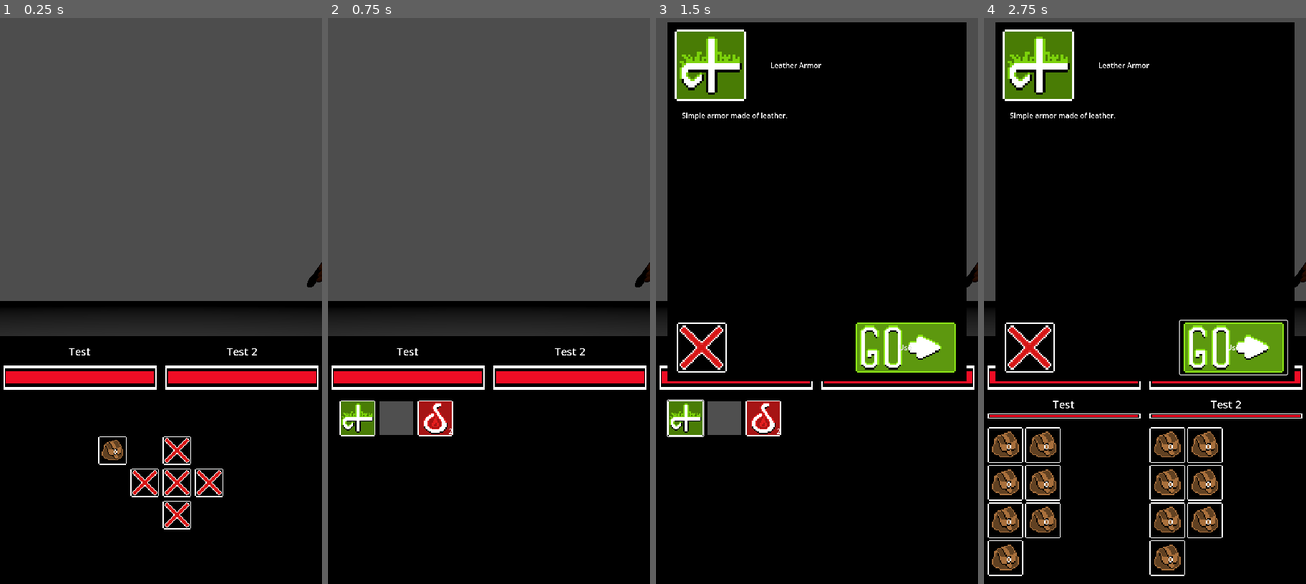
Above: before the commit, frames 1-4 (left to right).
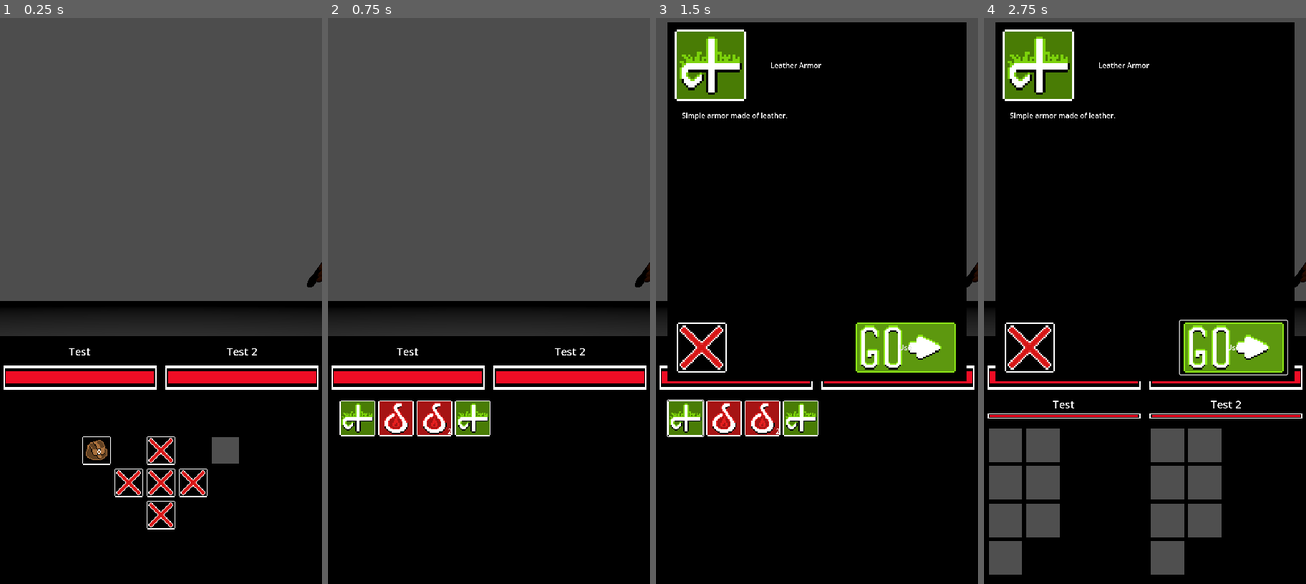
Above: after the commit, the same moments.

Repository: Crestor123/VoidRPG2.0
Game: Godot game, scene res://Scenes/Main.tscn
Same seed, same stepped clock (60 frames per second), same inputs: the game is played once before the commit and once after it. The engine's default icon, where the game draws it, is replaced by a stand-in: a white triangle on a blue panel in a dark square.
Inputs (mouse positions are in pixels of both pictures, inside the frame that each line leads up to; where the layout moved, square brackets give the same spot in the first picture):
- Up to frame 1 (0.25 s): no input
- Up to frame 2 (0.75 s): click (424, 482) [440, 482] at 0.5 s
- Up to frame 3 (1.5 s): click (684, 419) at 1.27 s
- Up to frame 4 (2.75 s): click "Use" at 2 s

The runs differ from the first frame. In frame 1, 2.4% of the frame differs, in the area x 25-75%, y 73-91%; in frame 2, 1.5%; in frame 3, 1.5%; in frame 4, 9.8%, in the area x 1-75%, y 72-99%.

Commit message:
Implemented unequipping, fixed bugs

Diff:
--- a/Resources/Items/TestRing.tres
+++ b/Resources/Items/TestRing.tres
@@ -1,7 +1,7 @@
 [gd_resource type="Resource" script_class="Equipment" load_steps=3 format=3 uid="uid://cxt2ehgvkkkq2"]
 
-[ext_resource type="Texture2D" uid="uid://d2rnkpu5mcjox" path="res://Assets/Sprites/EmptySlot.png" id="1_dp7pc"]
 [ext_resource type="Script" path="res://Resources/Templates/Equipment.gd" id="1_rv0uu"]
+[ext_resource type="Texture2D" uid="uid://cs27piggrxysm" path="res://Assets/Sprites/Fire.png" id="1_verst"]
 
 [resource]
 script = ExtResource("1_rv0uu")
@@ -40,7 +40,7 @@
 }
 name = "Test Ring"
 description = "A ring used for testing purposes."
-icon = ExtResource("1_dp7pc")
+icon = ExtResource("1_verst")
 cost = 0
 stackable = false
 additionalEffects = {}
--- /dev/null
+++ b/Resources/Items/TestRing2.tres
@@ -0,0 +1,46 @@
+[gd_resource type="Resource" script_class="Equipment" load_steps=3 format=3 uid="uid://bspj0vddrx7gn"]
+
+[ext_resource type="Texture2D" uid="uid://55niu28a63is" path="res://Assets/Sprites/Earth.png" id="1_4quo6"]
+[ext_resource type="Script" path="res://Resources/Templates/Equipment.gd" id="1_c7dbm"]
+
+[resource]
+script = ExtResource("1_c7dbm")
+slot = "ring"
+bonuses = {
+"charisma": 0,
+"constitution": 0,
+"dexterity": 0,
+"health": 0,
+"intelligence": 0,
+"mana": 0,
+"strength": 0,
+"wisdom": 0
+}
+resistances = {
+"acid": 0,
+"air": 0,
+"cold": 0,
+"crystal": 0,
+"darkness": 0,
+"earth": 0,
+"electricity": 0,
+"fire": 0,
+"flesh": 0,
+"heat": 0,
+"light": 0,
+"metal": 0,
+"mind": 0,
+"motion": 0,
+"soul": 0,
+"sound": 0,
+"time": 0,
+"void": 0,
+"water": 0,
+"wood": 0
+}
+name = "Test Ring 2"
+description = "Another ring used for testing purposes."
+icon = ExtResource("1_4quo6")
+cost = 0
+stackable = false
+additionalEffects = {}
--- a/Resources/PartyMembers/Test2.tres
+++ b/Resources/PartyMembers/Test2.tres
@@ -1,8 +1,9 @@
-[gd_resource type="Resource" script_class="PartyMember" load_steps=4 format=3 uid="uid://d3vw40hqgsnq5"]
+[gd_resource type="Resource" script_class="PartyMember" load_steps=5 format=3 uid="uid://d3vw40hqgsnq5"]
 
 [ext_resource type="Script" path="res://Resources/Templates/PartyMember.gd" id="1_3s4qt"]
 [ext_resource type="Resource" uid="uid://ciy0ieg3mqgag" path="res://Resources/Abilities/Attack.tres" id="1_op21a"]
 [ext_resource type="Resource" uid="uid://n5bei5ouqvs2" path="res://Resources/Abilities/Defend.tres" id="2_7c6s2"]
+[ext_resource type="Resource" uid="uid://bspj0vddrx7gn" path="res://Resources/Items/TestRing2.tres" id="3_px0mc"]
 
 [resource]
 script = ExtResource("1_3s4qt")
@@ -17,7 +18,7 @@
 wisdom = 2
 charisma = 2
 abilities = Array[Resource]([ExtResource("1_op21a"), ExtResource("2_7c6s2")])
-inventory = Array[Resource]([])
+inventory = Array[Resource]([ExtResource("3_px0mc")])
 resistances = {
 "acid": 0,
 "air": 0,
--- a/Scenes/Components/EquipmentComponent.gd
+++ b/Scenes/Components/EquipmentComponent.gd
@@ -55,10 +55,11 @@
 
 	inventory.transferItem(equipment, self)
 	if slots[slot] != null:
-		inventory.transferItem(slots[slot], inventory)
+		slots[slot].reparent(inventory)
 		slots[slot] = null
 	if slots[slot] == null:
 		slots[slot] = equipment
+		equipment.currentSlot = slot
 		equipped = true
 
 	updateStats()
@@ -79,9 +80,14 @@
 			equipResistances[res] += item.resistances[res]
 	print("Updated equipment")
 
-func unequip(equipment : EquipmentNode, slot : String = "") -> bool:
+func unequip(equipment : EquipmentNode) -> bool:
 	if inventory == null: return false
 	var unequipped = false
-
+	print("Unequipping ", equipment)
+	for slot in slots:
+		if slots[slot] == equipment:
+			equipment.reparent(inventory)
+			slots[slot] = null
+			unequipped = true
 	return unequipped
 	pass
--- a/Scenes/Main.gd
+++ b/Scenes/Main.gd
@@ -45,6 +45,8 @@
 	UILayer.inventoryUI.use.connect(partySelector)
 	UILayer.inventoryUI.cancelUse.connect(closeOverlay)
 
+	UILayer.equipmentUI.buttonPressed.connect(buttonPressed)
+
 	UILayer.healthUI.initialize(Party.get_children())
 	pass
 
@@ -54,6 +56,10 @@
 		#Open the inventory
 		swapUI(UILayer.inventoryUI)
 		UILayer.inventoryUI.fillItems(Party.get_child(0).inventory)
+	if button == "equipment":
+		#Open the equipment menu
+		swapUI(UILayer.equipmentUI)
+		UILayer.equipmentUI.initialize(Party)
 	if button == "back":
 		if prevUILayer != null: swapUI(prevUILayer)
 		else: swapUI(UILayer.movementUI)
@@ -114,8 +120,8 @@
 	UIOverlay.cancel()
 	pass
 
-func partySelector(caller : Node):
+func partySelector(caller : Node, equipMode : bool = false):
 	UIOverlay.currentOverlay = UIOverlay.partySelectorUI
-	UIOverlay.partySelectorUI.initialize(Party.get_children(), caller)
+	UIOverlay.partySelectorUI.initialize(Party.get_children(), caller, equipMode)
 	UIOverlay.partySelectorUI.visible = true
 	pass
--- a/Scenes/Main.tscn
+++ b/Scenes/Main.tscn
@@ -19,6 +19,7 @@
 [ext_resource type="PackedScene" uid="uid://dqbqhh4gbftcq" path="res://Scenes/Objects/UI/InventoryUI.tscn" id="10_0gu7r"]
 [ext_resource type="Script" path="res://Scenes/UIOverlay.gd" id="12_g7dam"]
 [ext_resource type="PackedScene" uid="uid://dnvsp255trepw" path="res://Scenes/Objects/UI/PartySelectorUI.tscn" id="13_ckd8t"]
+[ext_resource type="PackedScene" uid="uid://b3saj7385r4ij" path="res://Scenes/Objects/UI/PartyEquipmentUI.tscn" id="15_30d3v"]
 
 [sub_resource type="StandardMaterial3D" id="StandardMaterial3D_dda42"]
 albedo_color = Color(0.247059, 0.247059, 0.247059, 1)
@@ -48,13 +49,14 @@
 
 [node name="CurrentScene" type="Node" parent="."]
 
-[node name="UILayer" type="CanvasLayer" parent="." node_paths=PackedStringArray("movementUI", "battleUI", "healthUI", "experienceUI", "inventoryUI")]
+[node name="UILayer" type="CanvasLayer" parent="." node_paths=PackedStringArray("movementUI", "battleUI", "healthUI", "experienceUI", "inventoryUI", "equipmentUI")]
 script = ExtResource("6_pbq28")
 movementUI = NodePath("MovementUI")
 battleUI = NodePath("BattleUI")
 healthUI = NodePath("PartyHealth")
 experienceUI = NodePath("ExperienceUI")
 inventoryUI = NodePath("InventoryUI")
+equipmentUI = NodePath("PartyEquipmentUI")
 
 [node name="MovementUI" parent="UILayer" instance=ExtResource("1_orfka")]
 
@@ -74,6 +76,8 @@
 visible = false
 
 [node name="InventoryUI" parent="UILayer" instance=ExtResource("10_0gu7r")]
+
+[node name="PartyEquipmentUI" parent="UILayer" instance=ExtResource("15_30d3v")]
 
 [node name="UIOverlay" type="CanvasLayer" parent="." node_paths=PackedStringArray("partySelectorUI")]
 layer = 2
--- a/Scenes/Objects/Inventory/Equipment.gd
+++ b/Scenes/Objects/Inventory/Equipment.gd
@@ -38,6 +38,8 @@
 	"time": 0
 }
 
+var currentSlot : String = ""
+
 func initialize():
 	if data != null:
 		slot = data.slot
--- a/Scenes/Objects/UI/EquipmentUI.gd
+++ b/Scenes/Objects/UI/EquipmentUI.gd
@@ -33,4 +33,5 @@
 	pass
 
 func equipmentButton(data):
+	print(data)
 	equipmentSelected.emit(data)
--- a/Scenes/Objects/UI/InventoryUI.gd
+++ b/Scenes/Objects/UI/InventoryUI.gd
@@ -56,20 +56,26 @@
 	else: print("Selected item is null")
 	pass
 
-func partyMemberSelected(partyMember : Node, slot : String = ""):
+func partyMemberSelected(partyMember : Node):
 	var used : bool
-	if slot == "":
+	if selectedItem is ConsumableNode:
 		#The item is a consumable
 		used = inventory.useItem(selectedItem, partyMember)
-	else:
-		#The item is equipment
-		used = partyMember.equipment.equip(selectedItem, slot)
-		closePopup()
 	if used:
 		fillItems(inventory)
 	else:
 		#Popup: item could not be used
 		pass
+	pass
+
+func equipmentSelected(partyMember : Node, equipment : EquipmentNode, equipmentSlot : String):
+	var equipped = false
+	if selectedItem is EquipmentNode:
+		equipped = partyMember.equipment.equip(selectedItem, equipmentSlot)
+		closePopup()
+
+	if equipped:
+		fillItems(inventory)
 	pass
 
 func closePopup():
--- a/Scenes/Objects/UI/ItemIconUI.tscn
+++ b/Scenes/Objects/UI/ItemIconUI.tscn
@@ -1,7 +1,7 @@
 [gd_scene load_steps=3 format=3 uid="uid://c8ip4xc8x5m5s"]
 
 [ext_resource type="Script" path="res://Scenes/Objects/UI/ItemUI.gd" id="1_y8i7w"]
-[ext_resource type="Texture2D" uid="uid://c7fq8gigavlh0" path="res://Assets/Sprites/Bag.png" id="2_vyj4p"]
+[ext_resource type="Texture2D" uid="uid://d2rnkpu5mcjox" path="res://Assets/Sprites/EmptySlot.png" id="2_e7ru1"]
 
 [node name="ItemIconUI" type="Control"]
 custom_minimum_size = Vector2(80, 80)
@@ -26,7 +26,7 @@
 [node name="TextureRect" type="TextureRect" parent="CenterContainer"]
 custom_minimum_size = Vector2(80, 80)
 layout_mode = 2
-texture = ExtResource("2_vyj4p")
+texture = ExtResource("2_e7ru1")
 stretch_mode = 4
 
 [node name="Button" type="Button" parent="CenterContainer/TextureRect"]
--- a/Scenes/Objects/UI/MovementUI.gd
+++ b/Scenes/Objects/UI/MovementUI.gd
@@ -11,7 +11,7 @@
 signal movementButtonPressed(button : String)
 
 func emitButton(button : String):
-	if button == "inventory":
+	if button == "inventory" || button == "equipment":
 		buttonPressed.emit(button)
 	else:
 		movementButtonPressed.emit(button)
@@ -40,3 +40,6 @@
 func _on_inventory_pressed():
 	emitButton("inventory")
 	pass # Replace with function body.
+
+func _on_equipment_pressed():
+	emitButton("equipment")
--- a/Scenes/Objects/UI/MovementUI.tscn
+++ b/Scenes/Objects/UI/MovementUI.tscn
@@ -1,8 +1,9 @@
-[gd_scene load_steps=4 format=3 uid="uid://0arj54tytgb5"]
+[gd_scene load_steps=5 format=3 uid="uid://0arj54tytgb5"]
 
 [ext_resource type="Texture2D" uid="uid://be4gw0ymtrdkq" path="res://Assets/Sprites/Close.png" id="1_2ru37"]
 [ext_resource type="Script" path="res://Scenes/Objects/UI/MovementUI.gd" id="1_6au3l"]
 [ext_resource type="Texture2D" uid="uid://c7fq8gigavlh0" path="res://Assets/Sprites/Bag.png" id="2_rpc5p"]
+[ext_resource type="Texture2D" uid="uid://d2rnkpu5mcjox" path="res://Assets/Sprites/EmptySlot.png" id="4_e8iky"]
 
 [node name="MovementUI" type="Control"]
 custom_minimum_size = Vector2(720, 426)
@@ -71,9 +72,14 @@
 texture_normal = ExtResource("1_2ru37")
 stretch_mode = 4
 
+[node name="Equipment" type="TextureButton" parent="CenterContainer/HBoxContainer"]
+layout_mode = 2
+texture_normal = ExtResource("4_e8iky")
+
 [connection signal="pressed" from="CenterContainer/HBoxContainer/Inventory" to="." method="_on_inventory_pressed"]
 [connection signal="pressed" from="CenterContainer/HBoxContainer/Left" to="." method="_on_left_pressed"]
 [connection signal="pressed" from="CenterContainer/HBoxContainer/VBoxContainer/Up" to="." method="_on_up_pressed"]
 [connection signal="pressed" from="CenterContainer/HBoxContainer/VBoxContainer/Select" to="." method="_on_select_pressed"]
 [connection signal="pressed" from="CenterContainer/HBoxContainer/VBoxContainer/Down" to="." method="_on_down_pressed"]
 [connection signal="pressed" from="CenterContainer/HBoxContainer/Right" to="." method="_on_right_pressed"]
+[connection signal="pressed" from="CenterContainer/HBoxContainer/Equipment" to="." method="_on_equipment_pressed"]
--- /dev/null
+++ b/Scenes/Objects/UI/PartyEquipmentUI.gd
@@ -0,0 +1,57 @@
+extends Control
+
+@onready var partySelector = $VBoxContainer/ColorRect/PartySelectorUI
+@onready var itemPopup = $ItemPopupUI
+@onready var backButton = $BackButton
+
+var party : Node = null
+var selectedParty : Node = null
+var selectedItem : EquipmentNode = null
+
+signal equipmentSlot(partyMember : Node, equipmentSlot : String)
+signal buttonPressed(button : String)
+signal cancelEquip()
+
+func _ready():
+	partySelector.equipmentSelected.connect(equipmentSelected)
+	itemPopup.closeButton.pressed.connect(closePopup)
+	itemPopup.useButton.pressed.connect(unequip)
+
+func initialize(partyList : Node):
+	party = partyList
+	partySelector.initialize(party.get_children(), self, true)
+
+	pass
+
+func equipmentSelected(partyMember : Node, equipment : EquipmentNode, equipmentSlot : String):
+	if equipment == null: return
+	selectedParty = partyMember
+	selectedItem = equipment
+	itemPopup.initialize(equipment)
+	itemPopup.visible = true
+	pass
+
+func empty():
+	itemPopup.visible = false
+	partySelector.cancel()
+
+func unequip():
+	if selectedItem == null: return
+	if selectedParty == null: return
+
+	var used = false
+	used = selectedParty.equipment.unequip(selectedItem)
+	if used:
+		partySelector.refresh(party.get_children())
+		closePopup()
+	pass
+
+func closePopup():
+	selectedParty = null
+	selectedItem = null
+	itemPopup.visible = false
+	pass
+
+func _on_back_button_pressed():
+	empty()
+	buttonPressed.emit("back")
--- /dev/null
+++ b/Scenes/Objects/UI/PartyEquipmentUI.tscn
@@ -0,0 +1,42 @@
+[gd_scene load_steps=4 format=3 uid="uid://b3saj7385r4ij"]
+
+[ext_resource type="PackedScene" uid="uid://dnvsp255trepw" path="res://Scenes/Objects/UI/PartySelectorUI.tscn" id="1_6l623"]
+[ext_resource type="Script" path="res://Scenes/Objects/UI/PartyEquipmentUI.gd" id="1_58awy"]
+[ext_resource type="PackedScene" uid="uid://df3hvivqx3w64" path="res://Scenes/Objects/UI/ItemPopupUI.tscn" id="3_hth2u"]
+
+[node name="PartyEquipmentUI" type="Control"]
+layout_mode = 3
+anchors_preset = 15
+anchor_right = 1.0
+anchor_bottom = 1.0
+grow_horizontal = 2
+grow_vertical = 2
+script = ExtResource("1_58awy")
+
+[node name="VBoxContainer" type="VBoxContainer" parent="."]
+layout_mode = 1
+anchors_preset = 15
+anchor_right = 1.0
+anchor_bottom = 1.0
+grow_horizontal = 2
+grow_vertical = 2
+alignment = 2
+
+[node name="BackButton" type="Button" parent="VBoxContainer"]
+layout_mode = 2
+size_flags_vertical = 3
+flat = true
+
+[node name="ColorRect" type="ColorRect" parent="VBoxContainer"]
+custom_minimum_size = Vector2(0, 426)
+layout_mode = 2
+color = Color(0, 0, 0, 1)
+
+[node name="PartySelectorUI" parent="VBoxContainer/ColorRect" instance=ExtResource("1_6l623")]
+layout_mode = 1
+
+[node name="ItemPopupUI" parent="." instance=ExtResource("3_hth2u")]
+visible = false
+layout_mode = 1
+
+[connection signal="pressed" from="VBoxContainer/BackButton" to="." method="_on_back_button_pressed"]
--- a/Scenes/Objects/UI/PartyMemberButtonUI.gd
+++ b/Scenes/Objects/UI/PartyMemberButtonUI.gd
@@ -8,9 +8,9 @@
 var data : Node = null
 
 signal buttonPressed(data)
-signal equipmentSelected(data, equipmentSlot)
+signal equipmentSelected(data, equipment, equipmentSlot)
 
-func initialize(partyMember : Node, item : Node = null):
+func initialize(partyMember : Node, item : Node = null, equipMode : bool = false):
 	data = partyMember
 	healthbar.initialize(partyMember.name, partyMember.stats.getHealthPercent())
 
@@ -18,12 +18,17 @@
 		equipment.initialize(partyMember.equipment, item)
 	else:
 		equipment.initialize(partyMember.equipment, null)
-		button.move_to_front()
+		if !equipMode:
+			button.move_to_front()
 	equipment.equipmentSelected.connect(equipmentButton)
 
 
 func _on_button_pressed():
 	buttonPressed.emit(data)
 
-func equipmentButton(equipmentSlot):
-	equipmentSelected.emit(data, equipmentSlot)
+func equipmentButton(equipmentData):
+	if equipmentData is EquipmentNode:
+		equipmentSelected.emit(data, equipmentData, equipmentData.currentSlot)
+	else:
+		#equipmentData is a string representing the selected slot
+		equipmentSelected.emit(data, null, equipmentData)
--- a/Scenes/Objects/UI/PartySelectorUI.gd
+++ b/Scenes/Objects/UI/PartySelectorUI.gd
@@ -6,16 +6,21 @@
 
 var destination : Node = null
 var selectedItem : Node = null
+var equipmentMode : bool = false
 signal partySelected(partyMember : Node)
 signal equipmentSelected(partyMember : Node, equipmentSlot : String)
 
-func initialize(partyList : Array, caller : Node):
+func initialize(partyList : Array, caller : Node, equipMode : bool = false):
 	if destination == caller: return
+	visible = true
+	equipmentMode = equipMode
 
 	destination = caller
 	if destination.has_method("partyMemberSelected"):
 		partySelected.connect(destination.partyMemberSelected)
-		equipmentSelected.connect(destination.partyMemberSelected)
+
+	if destination.has_method("equipmentSelected"):
+		equipmentSelected.connect(destination.equipmentSelected)
 
 	if destination.has_method("getSelectedItem"):
 		selectedItem = destination.getSelectedItem()
@@ -23,20 +28,32 @@
 	for partyMember in partyList:
 		var newButton = partyMemberButton.instantiate()
 		buttonContainer.add_child(newButton)
-		newButton.initialize(partyMember, selectedItem)
+		newButton.initialize(partyMember, selectedItem, equipMode)
 		newButton.buttonPressed.connect(partyMemberSelected)
 		newButton.equipmentSelected.connect(equipmentSlotSelected)
 	pass
+
+func refresh(partyList : Array):
+	for item in buttonContainer.get_children():
+		item.queue_free()
+
+	for partyMember in partyList:
+		var newButton = partyMemberButton.instantiate()
+		buttonContainer.add_child(newButton)
+		newButton.initialize(partyMember, selectedItem, equipmentMode)
+		newButton.buttonPressed.connect(partyMemberSelected)
+		newButton.equipmentSelected.connect(equipmentSlotSelected)
 
 func partyMemberSelected(partyMember : Node):
 	print(partyMember, " selected")
 	partySelected.emit(partyMember)
 	cancel()
 
-func equipmentSlotSelected(partyMember : Node, equipmentSlot : String):
+func equipmentSlotSelected(partyMember : Node, equipment, equipmentSlot):
 	print(partyMember, "'s ", equipmentSlot, " selected")
-	equipmentSelected.emit(partyMember, equipmentSlot)
-	cancel()
+	equipmentSelected.emit(partyMember, equipment, equipmentSlot)
+	if equipmentMode == false:
+		cancel()
 	pass
 
 func cancel():
@@ -48,5 +65,5 @@
 	if destination.has_method("partyMemberSelected"):
 		partySelected.disconnect(destination.partyMemberSelected)
 		equipmentSelected.disconnect(destination.partyMemberSelected)
-		destination = null
+	destination = null
 	selectedItem = null
--- a/Scenes/UILayer.gd
+++ b/Scenes/UILayer.gd
@@ -5,3 +5,4 @@
 @export var healthUI : Node
 @export var experienceUI : Node
 @export var inventoryUI : Node
+@export var equipmentUI : Node
Not shown: 1 places in Resources/PartyMembers/Test.tres that only renumber resources
Not shown: 1 places in Scenes/Main.tscn that only renumber resources
